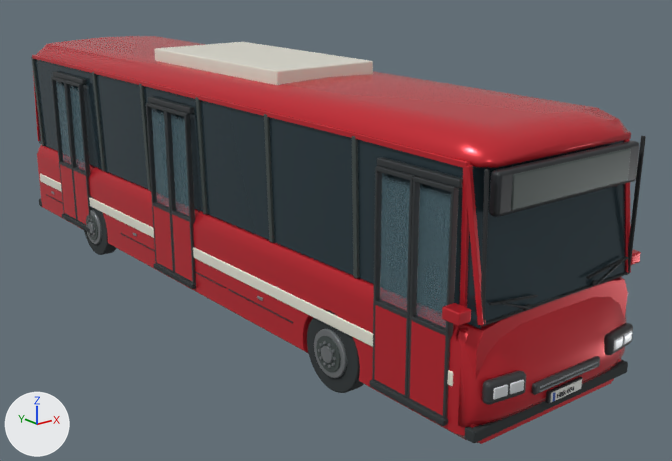
The glTF model vehicles/city_bus.glb, before and after one commit.
One viewpoint serves both versions: a 50 mm camera at (-7.07, -10.52, 4.82) aimed at (0.62, -0.9, 0.98). The axes (+X, +Y, +Z) are drawn at lower left. The lights are the same throughout. The picture after the commit comes second. Where no turn or scale is listed for an object, it has been applied to the vertices.

The older version as bpy lines, for what is in view:
```python
me_kub_079 = bpy.data.meshes.new('Kub.079')
me_kub_079.from_pydata(...)  # 96 vertices, 188 faces; spans x -0.01..0.01, y -4.99..4.99, z -0.08..0.08
me_kub_079.materials.append(mat_ivory_004)  # white #f1efe1
me_kub_084 = bpy.data.meshes.new('Kub.084')
me_kub_084.from_pydata(...)  # 96 vertices, 188 faces; spans x -0.244..0.244, y -0.081..0.081, z -0.117..0.117
me_kub_084.materials.append(mat_dark_headlamp_recess_polymer)  # dark grey #3a3c3f
me_kub_088 = bpy.data.meshes.new('Kub.088')
me_kub_088.from_pydata(...)  # 96 vertices, 188 faces; spans x -0.75..0.75, y -1.5..1.5, z -0.11..0.11
me_kub_088.materials.append(mat_ivory_004)  # white #f1efe1
ob_roof_ventilation = bpy.data.objects.new('Roof ventilation', me_kub_088)
ob_roof_ventilation.location = (0.0, 0.0, 3.24)
ob_white_waist_stripe = bpy.data.objects.new('White waist stripe', me_kub_079)
ob_white_waist_stripe.location = (-1.24, 0.0, 0.87)
ob_wraparound_headlamp_pocket = bpy.data.objects.new('Wraparound headlamp pocket', me_kub_084)
ob_wraparound_headlamp_pocket.location = (-0.89, -5.32, 0.81)
# also in view: 'Passenger door tinted glazing' at (-1.2, -4.67, 1.98); 'Passenger door upright.005' at (-1.24, 0.28, 1.57); 'Window pillar' at (-1.15, -4.99, 2.17); 'Roof rail' at (-1.14, -5.09, 2.19); 'Passenger door lower panel.002' at (-1.25, 0.03, 0.88)
```
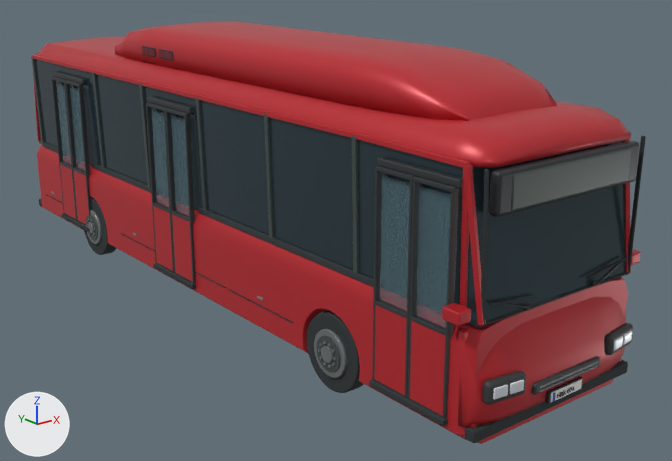
Not visible in the pictures: 'Roof vent dividing rib', 'Roof vent dividing rib.001', 'Roof vent dividing rib.002', 'Roof vent dividing rib.003', 'Roof vent dividing rib.004', 'Roof vent dividing rib.005'.

Boxes [x1, y1, x2, y2] around the edits, measured in the pictures (672 x 461 px):
'Raised roof equipment fairing', added (red)
    after: [115, 21, 557, 121]
'Roof ventilation', deleted
    before: [154, 42, 373, 85]
'White waist stripe', deleted
    before: [40, 173, 453, 386]
'Window sill graphite trim.001', added
    after: [199, 207, 374, 287]
'Window sill graphite trim.002', added
    after: [94, 163, 151, 193]
'Roof fairing vent', added
    after: [159, 49, 173, 61]
'Roof fairing vent.001', added
    after: [142, 46, 156, 57]
'Window sill graphite trim.003', added
    after: [43, 143, 58, 153]

The change, as a diff of the scene's bpy script:
```diff
--- a/vehicles/city_bus.glb.py
+++ b/vehicles/city_bus.glb.py
@@ ob_roof_ventilation @@
-ob_roof_ventilation = bpy.data.objects.new('Roof ventilation', me_kub_088)
@@ ob_white_waist_stripe @@
-ob_white_waist_stripe = bpy.data.objects.new('White waist stripe', me_kub_079)
@@ ob_window_sill_graphite_trim_003 @@
+ob_window_sill_graphite_trim_003 = bpy.data.objects.new('Window sill graphite trim.003', me_kub_209)  # 96 vertices, 188 faces; spans x -0.024..0.024, y -0.42..0.42, z -0.04..0.04; in mat_window_sill_graphite_powder_coating (dark grey #353d3f)
+ob_window_sill_graphite_trim_003.location = (-1.14, 4.5, 1.44)
@@ ob_window_sill_graphite_trim_002 @@
+ob_window_sill_graphite_trim_002 = bpy.data.objects.new('Window sill graphite trim.002', me_kub_208)  # 96 vertices, 188 faces; spans x -0.02..0.02, y -1.03..1.03, z -0.04..0.04; in mat_window_sill_graphite_powder_coating (dark grey #353d3f)
+ob_window_sill_graphite_trim_002.location = (-1.14, 1.89, 1.44)
@@ ob_window_sill_graphite_trim_001 @@
+ob_window_sill_graphite_trim_001 = bpy.data.objects.new('Window sill graphite trim.001', me_kub_207)  # 96 vertices, 188 faces; spans x -0.02..0.02, y -1.78..1.78, z -0.04..0.04; in mat_window_sill_graphite_powder_coating (dark grey #353d3f)
+ob_window_sill_graphite_trim_001.location = (-1.14, -2.05, 1.44)
@@ ob_roof_vent_dividing_rib_005 @@
+ob_roof_vent_dividing_rib_005 = bpy.data.objects.new('Roof vent dividing rib.005', me_kub_093)  # 96 vertices, 188 faces; spans x -0.006..0.006, y -0.175..0.175, z -0.005..0.005; in mat_city_bus_enamel (red #bd2830)
+ob_roof_vent_dividing_rib_005.location = (-0.95, 1.28, 3.37)
@@ ob_roof_vent_dividing_rib_004 @@
+ob_roof_vent_dividing_rib_004 = bpy.data.objects.new('Roof vent dividing rib.004', me_kub_078)  # 96 vertices, 188 faces; spans x -0.006..0.006, y -0.175..0.175, z -0.005..0.005; in mat_city_bus_enamel (red #bd2830)
+ob_roof_vent_dividing_rib_004.location = (-0.95, 1.28, 3.34)
@@ ob_roof_vent_dividing_rib_003 @@
+ob_roof_vent_dividing_rib_003 = bpy.data.objects.new('Roof vent dividing rib.003', me_kub_077)  # 96 vertices, 188 faces; spans x -0.006..0.006, y -0.175..0.175, z -0.005..0.005; in mat_city_bus_enamel (red #bd2830)
+ob_roof_vent_dividing_rib_003.location = (-0.95, 1.28, 3.31)
@@ ob_roof_vent_dividing_rib_002 @@
+ob_roof_vent_dividing_rib_002 = bpy.data.objects.new('Roof vent dividing rib.002', me_kub_093.copy())
+ob_roof_vent_dividing_rib_002.location = (-0.95, 0.8, 3.37)
@@ ob_roof_vent_dividing_rib_001 @@
+ob_roof_vent_dividing_rib_001 = bpy.data.objects.new('Roof vent dividing rib.001', me_kub_078.copy())
+ob_roof_vent_dividing_rib_001.location = (-0.95, 0.8, 3.34)
@@ ob_roof_vent_dividing_rib @@
+ob_roof_vent_dividing_rib = bpy.data.objects.new('Roof vent dividing rib', me_kub_069)  # 96 vertices, 188 faces; spans x -0.006..0.006, y -0.175..0.175, z -0.005..0.005; in mat_city_bus_enamel (red #bd2830)
+ob_roof_vent_dividing_rib.location = (-0.95, 0.8, 3.31)
@@ ob_roof_fairing_vent_001 @@
+ob_roof_fairing_vent_001 = bpy.data.objects.new('Roof fairing vent.001', me_kub_076)  # 96 vertices, 188 faces; spans x -0.012..0.012, y -0.19..0.19, z -0.062..0.062; in mat_cooling_vent_charcoal (dark grey #2d3337)
+ob_roof_fairing_vent_001.location = (-0.94, 1.28, 3.34)
@@ ob_roof_fairing_vent @@
+ob_roof_fairing_vent = bpy.data.objects.new('Roof fairing vent', me_kub_076.copy())
+ob_roof_fairing_vent.location = (-0.94, 0.8, 3.34)
@@ ob_raised_roof_equipment_fairing @@
+ob_raised_roof_equipment_fairing = bpy.data.objects.new('Raised roof equipment fairing', me_raised_roof_equipment_fairing)  # 72 vertices, 140 faces; spans x -0.94..0.94, y -4.49..2.86, z 3.17..3.68; in mat_city_bus_enamel (red #bd2830)
+ob_raised_roof_equipment_fairing.location = (0.0, 0.0, 0.0)
```
